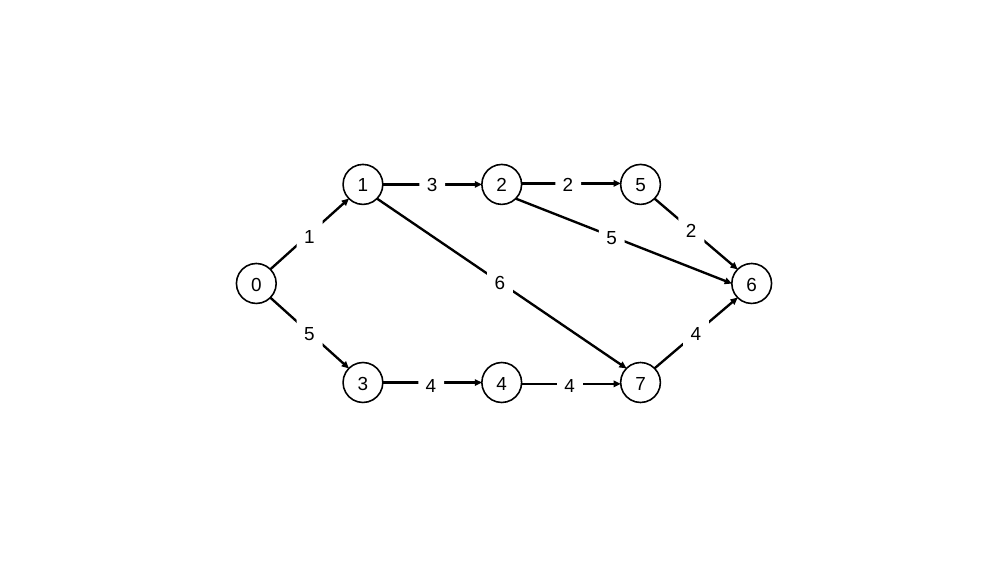
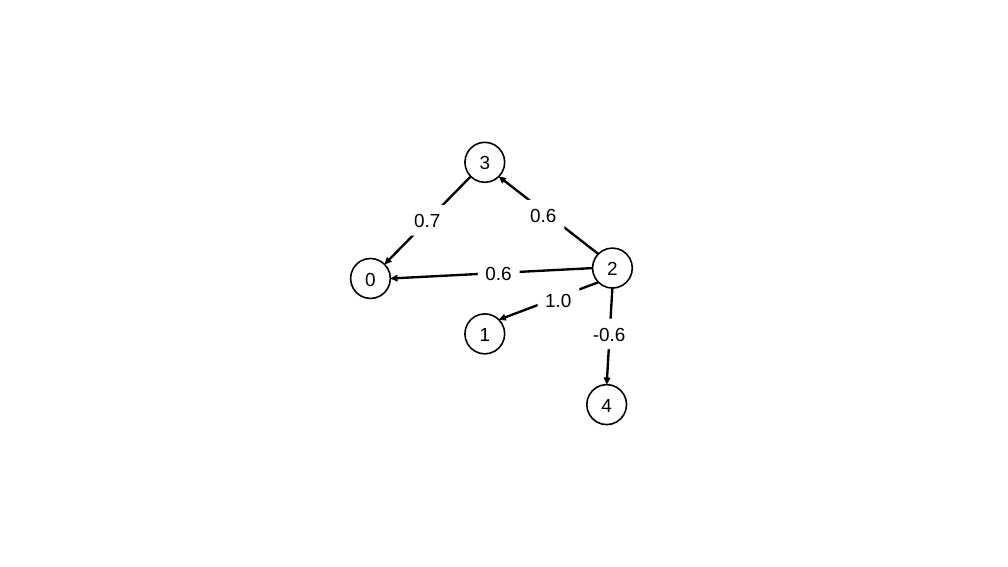
Before and after one commit to lvthnn/TOL203G, a slide deck: slide 11 of HD11/src/V3/dijkstra.pptx. Drawn at 1008x567 pixels with LibreOffice and Linux fonts; fonts in the diff are those of the drawing. Boxes give left, top, right and bottom in pixels: in the first picture for what was removed or moved away, otherwise in the second. Text is boxed around its words. In the diff, an @@ line names an element or a change of style, - is before the commit and + after.

```diff
--- a/HD11/src/V3/dijkstra.pptx
+++ b/HD11/src/V3/dijkstra.pptx
@@ ellipse "3": place and size @@
-ellipse "3" at bbox=[343, 363, 383, 403]
+ellipse "3" at bbox=[465, 142, 505, 182]
@@ arrow moved from (271, 269) - (349, 199) to (471, 176) - (385, 265) @@
@@ arrow moved from (522, 184) - (621, 184) to (598, 254) - (499, 176) @@
@@ text added at bbox=[530, 208, 556, 223], 18 pt, text #000000 @@
+0.6
@@ text added at bbox=[414, 213, 440, 227], 18 pt, text #000000 @@
+0.7
@@ group removed at bbox=[271, 165, 772, 403]: 8 texts, 5 arrows, 3 ellipses @@
-5
-7
-6
-5
-4
-4
-4
-5
-3
-2
-2
@@ ellipse "0": place and size @@
-ellipse "0" at bbox=[237, 264, 277, 304]
+ellipse "0" at bbox=[351, 259, 391, 299]
@@ arrow moved from (377, 199) - (627, 368) to (593, 268) - (390, 278) @@
@@ text at bbox=[485, 266, 511, 281]: text changed @@
-6
+0.6
@@ ellipse "2": place and size @@
-ellipse "2" at bbox=[482, 165, 522, 205]
+ellipse "2" at bbox=[593, 248, 633, 288]
@@ arrow moved from (522, 384) - (621, 384) to (598, 282) - (499, 320) @@
@@ text at bbox=[545, 294, 571, 307]: text changed @@
-1
+1.0
@@ arrow moved from (655, 368) - (738, 298) to (613, 288) - (606, 385) @@
@@ ellipse "1": place and size @@
-ellipse "1" at bbox=[343, 165, 383, 205]
+ellipse "1" at bbox=[465, 314, 505, 354]
@@ text added at bbox=[593, 327, 626, 342], 18 pt, text #000000 @@
+-0.6
@@ ellipse "4": place and size @@
-ellipse "4" at bbox=[482, 363, 522, 403]
+ellipse "4" at bbox=[587, 385, 627, 425]
```
Also in this commit, not shown: 2 other files.
